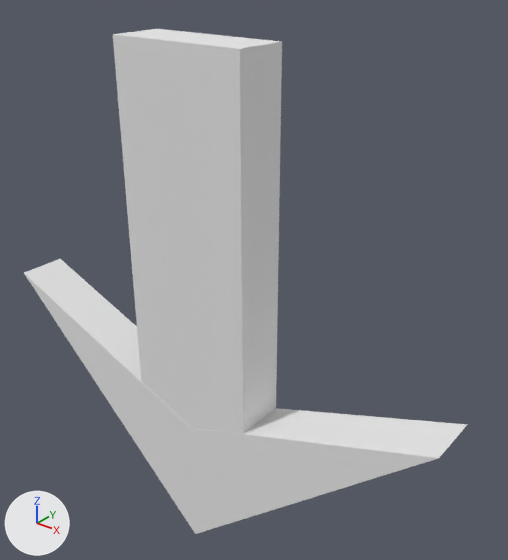
The OBJ model Assets/Models/BarbStemArrow.obj as it was, and as the next commit left it.
Before and after are seen from a 50 mm lens placed at (11.89, -13.38, 9.59), pointed at (0.6, 0.74, 0.83). The lights are fixed; the arrows at lower left show +X, +Y and +Z. Where no turn or scale is listed for an object, it has been applied to the vertices.

In view in the first picture: 'obj_0'.
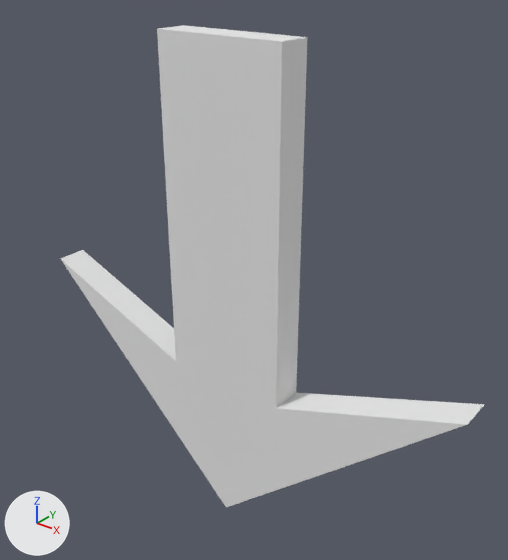
The newer file is also turned or shifted as a whole; pictures and numbers use the older file's frame.

Changed parts and their boxes [x1, y1, x2, y2] in the pictures (508 x 560 px):
'obj_0', reshaped: before [24, 29, 468, 534]; after [60, 25, 485, 507]

Diff of the bpy script that builds the scene:
```diff
--- a/Assets/Models/BarbStemArrow.obj.py
+++ b/Assets/Models/BarbStemArrow.obj.py
@@ me_obj_0 @@
 # used by ob_obj_0; location = (0.0, 0.0, 0.0)
-me_obj_0.from_pydata(...)  # 33 vertices, 62 faces; spans x -7.5..7.5, y -1.5..0.0, z -7.5..7.5
+me_obj_0.from_pydata(...)  # 26 vertices, 48 faces; spans x -7.5..7.5, y 0.0..1.0, z -7.5..7.5
+# me_obj_0 part 1
+# 17 vertices are removed from x -7.5..7.5, y -1.5..0.0, z -7.5..7.5
+# 61 faces are deleted
+# 3 vertices in x 0.0..2.0, y -1.5, z -7.5..7.5 move by (0.0, 2.5, 0.0)
+# 10 new vertices lie (0.0, 1.0, 0.0) away from vertices in x -7.5..7.5, y 0.0, z -7.5..7.5
+# 47 new faces join them
 me_obj_0.materials.append(mat_color_3888547)
-me_obj_0.materials.append(mat_color_15277357)  # white #e7e7e7
```
